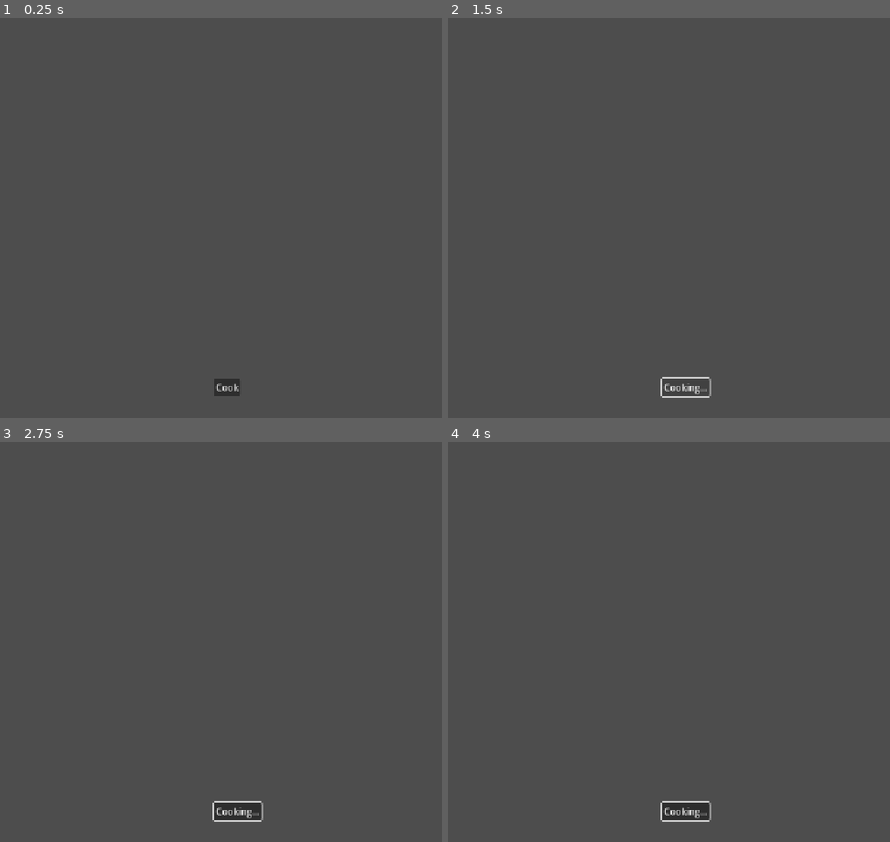
Above: before the commit, frames 1-4 (two rows, left to right).
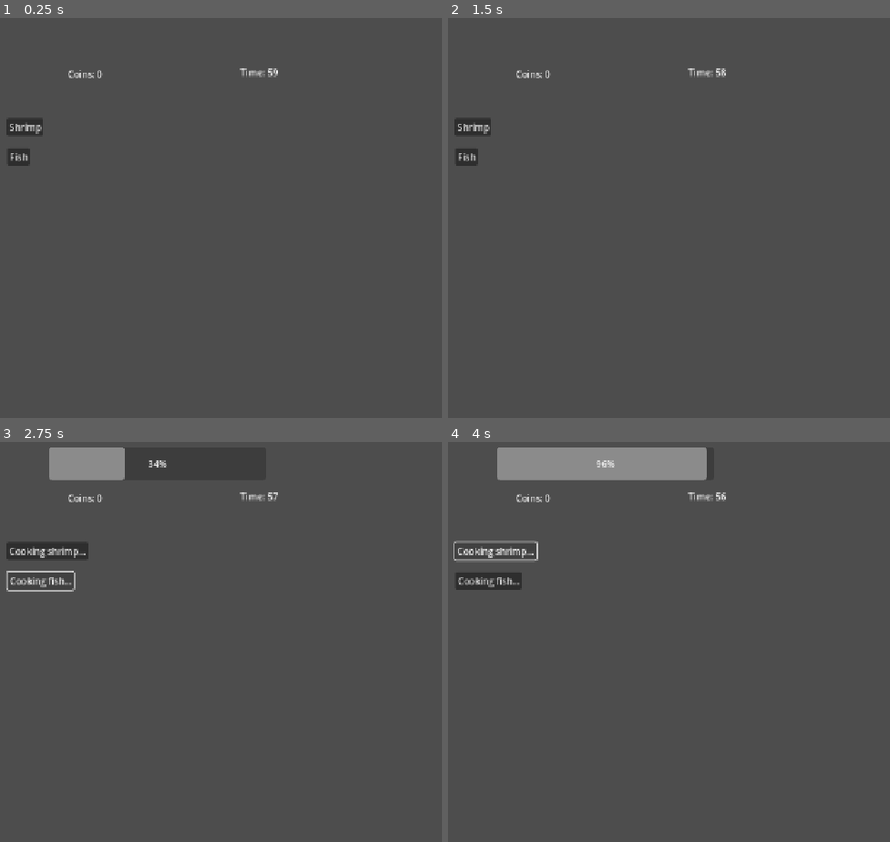
Above: after the commit, the same moments.

Repository: non123a/resturantSim
Game: Godot game, scene res://scenes/main/main.tscn
Same seed, same stepped clock (60 frames per second), same inputs: the game is played once before the commit and once after it.
Inputs (mouse positions are in pixels of both pictures, inside the frame that each line leads up to):
- Up to frame 1 (0.25 s): no input
- Up to frame 2 (1.5 s): click (673, 386) at 0.5 s, where only the run before the commit has a clickable "Cook"; click (686, 386) at 1.25 s, where only the run before the commit has a clickable "Cooking..."
- Up to frame 3 (2.75 s): click (17, 582) at 2 s, where only the run after the commit has a clickable "Fish"
- Up to frame 4 (4 s): click (487, 582) at 2.75 s, where only the run after the commit has a clickable "Cooking fish..."; click (496, 550) at 3.5 s, where only the run after the commit has a clickable "Cooking shrimp..."

The runs differ from the first frame. In frame 1, 0.9% of the frame differs, in the area x 1-63%, y 12-95%; in frame 2, 0.9%; in frame 3, 3.2%; in frame 4, 5.6%, in the area x 1-63%, y 1-95%.

Commit message:
done cooking bar, mutli food order, multi food cooking, coin, combo

Diff:
--- a/scenes/customer/Customer.tscn
+++ b/scenes/customer/Customer.tscn
@@ -15,7 +15,7 @@
 scale = Vector2(3.890625, 3.125)
 sprite_frames = ExtResource("2_2hfkh")
 animation = &"walkingInAnimation"
-frame_progress = 0.55802536
+frame_progress = 0.1792138
 
 [node name="ProgressBar" type="ProgressBar" parent="."]
 offset_left = 570.0
@@ -26,3 +26,9 @@
 [node name="CollisionShape2D" type="CollisionShape2D" parent="."]
 position = Vector2(601, 113)
 shape = SubResource("CircleShape2D_2hfkh")
+
+[node name="OrderLabel" type="Label" parent="."]
+offset_left = 456.0
+offset_top = 14.0
+offset_right = 533.0
+offset_bottom = 61.0
--- a/scenes/main/main.tscn
+++ b/scenes/main/main.tscn
@@ -7,12 +7,73 @@
 
 [node name="CanvasLayer" type="CanvasLayer" parent="."]
 
-[node name="CookButton" type="Button" parent="CanvasLayer"]
-offset_left = 604.0
-offset_top = 651.0
-offset_right = 651.0
-offset_bottom = 682.0
-text = "Cook
-"
+[node name="CookFishButton" type="Button" parent="CanvasLayer"]
+offset_left = 242.0
+offset_top = 247.0
+offset_right = 281.0
+offset_bottom = 278.0
+text = "Fish"
 
-[connection signal="pressed" from="CanvasLayer/CookButton" to="." method="_on_cook_button_pressed"]
+[node name="CookShrimpButton" type="Button" parent="CanvasLayer"]
+offset_left = 241.0
+offset_top = 195.0
+offset_right = 305.0
+offset_bottom = 226.0
+text = "Shrimp"
+
+[node name="CoinLabel" type="Label" parent="CanvasLayer"]
+offset_left = 348.0
+offset_top = 106.0
+offset_right = 476.0
+offset_bottom = 156.0
+text = "Coin: 0"
+
+[node name="ComboLabel" type="Label" parent="CanvasLayer"]
+visible = false
+offset_left = 445.0
+offset_top = 104.0
+offset_right = 485.0
+offset_bottom = 127.0
+
+[node name="TimerLabel" type="Label" parent="CanvasLayer"]
+offset_left = 651.0
+offset_top = 103.0
+offset_right = 745.0
+offset_bottom = 131.0
+text = "Time: 60"
+
+[node name="EndPanel" type="Panel" parent="CanvasLayer"]
+visible = false
+offset_left = 372.0
+offset_top = 185.0
+offset_right = 889.0
+offset_bottom = 534.0
+
+[node name="ResultLabel" type="Label" parent="CanvasLayer/EndPanel"]
+layout_mode = 0
+offset_left = 79.0
+offset_top = 34.0
+offset_right = 394.0
+offset_bottom = 171.0
+text = "Game Over"
+horizontal_alignment = 1
+vertical_alignment = 1
+
+[node name="RestartButton" type="Button" parent="CanvasLayer/EndPanel"]
+layout_mode = 0
+offset_left = 205.0
+offset_top = 157.0
+offset_right = 270.0
+offset_bottom = 188.0
+text = "Restart"
+
+[node name="CookingBar" type="ProgressBar" parent="CanvasLayer"]
+visible = false
+offset_left = 315.0
+offset_top = 28.0
+offset_right = 696.0
+offset_bottom = 86.0
+
+[connection signal="pressed" from="CanvasLayer/CookFishButton" to="." method="_on_cook_fish_button_pressed"]
+[connection signal="pressed" from="CanvasLayer/CookShrimpButton" to="." method="_on_cook_shrimp_button_pressed"]
+[connection signal="pressed" from="CanvasLayer/EndPanel/RestartButton" to="." method="_on_restart_button_pressed"]
--- a/scripts/GameManager.gd
+++ b/scripts/GameManager.gd
@@ -5,17 +5,29 @@
 
 var customers = []
 
+var food_types = ["fish", "shrimp"]
+var current_food = ""
+
+var round_time = 60.0
+var time_left = 60.0
+var game_active = true
+
+
+var combo = 0
+var combo_timer = 0.0
+var combo_window = 10.0  # seconds to keep combo alive
 
 var food_ready = false
 var cooking = false
 var cook_time = 2.0
 var timer = 0.0
 
-#func _ready():
-	#spawn_customer()
+
 func _ready():
 	for i in range(2):   # start with 2 customers
 		spawn_customer()
+	$CanvasLayer/CoinLabel.text = "Coins: 0"
+
 var spawn_positions = [
 	Vector2(200, 500),
 	Vector2(360, 500),
@@ -34,50 +46,145 @@
 
 	customers.append(c)
 
+
+func reset_combo():
+	combo = 0
+	combo_timer = 0
+	update_combo_ui()
+	print("Combo reset")
+
+#func end_game():
+	#game_active = false
+	#
+	#print("Game Over!")
+	#print("Final Coins:", coins)
+	#
+	## stop everything
+	#cooking = false
+	#food_ready = false
+	#
+	## disable buttons
+	#$CanvasLayer/CookFishButton.disabled = true
+	#$CanvasLayer/CookShrimpButton.disabled = true
+
 func _process(delta):
+	if game_active:
+		time_left -= delta
+
+		if time_left <= 0:
+			end_game()
+
+		$CanvasLayer/TimerLabel.text = "Time: " + str(int(time_left))
+	if combo > 0 and not cooking:
+		combo_timer -= delta
+
+		if combo_timer <= 0:
+			reset_combo()
 	if cooking:
 		timer -= delta
+
+		var progress = (1 - (timer / cook_time)) * 100
+		$CanvasLayer/CookingBar.value = progress
+
+		print("Progress:", progress)   # debug
+
 		if timer <= 0:
 			cooking = false
 			food_ready = true
+			$CanvasLayer/CookingBar.visible = false
+
 			print("Food Ready!")
 
-#func start_cooking():
-	#if not cooking and not food_ready:
-		#cooking = true
-		#timer = cook_time
-		#print("Cooking...")
-func start_cooking():
+			$CanvasLayer/CookFishButton.text = "Fish"
+			$CanvasLayer/CookShrimpButton.text = "Shrimp"
+
+
+func start_cooking(food_type):
+	$CanvasLayer/CookingBar.visible = true
+	$CanvasLayer/CookingBar.value = 0
+	if not game_active:
+		return
 	if not cooking and not food_ready:
 		cooking = true
 		timer = cook_time
 
-		$CanvasLayer/CookButton.text = "Cooking..."
-	if timer <= 0:
-		cooking = false
-		food_ready = true
+		current_food = food_type
 
-		$CanvasLayer/CookButton.text = "SERVE!"
+		print("Cooking:", current_food)
+
+		$CanvasLayer/CookFishButton.text = "Cooking fish..."
+		$CanvasLayer/CookShrimpButton.text = "Cooking shrimp..."
+
+func serve_food(customer):
+	if not game_active:
+		return
+	if not food_ready or customer == null:
+		return
+
+	if current_food == customer.order:
+		customer.serve()
+
+		combo += 1
+		combo_timer = combo_window
+		update_combo_ui()
+
+		var reward = 10 + (combo * 2)
+		add_coins(reward)
+
+		print("Correct! Combo:", combo, "Reward:", reward)
+	else:
+		print("Wrong order!")
+		customer.leave_angry()
+		reset_combo()
+
+	# Reset cooking state
+	food_ready = false
+
+	$CanvasLayer/CookFishButton.text = "Fish"
+	$CanvasLayer/CookShrimpButton.text = "Shrimp"
+
+	customers.erase(customer)
+	spawn_customer()
 
 
-func serve_food(customer):
-	if food_ready and customer != null:
-		customer.serve()
-		add_coins(10)
+func _on_cook_shrimp_button_pressed():
+	start_cooking("shrimp")
 
-		print("Served!")
+func _on_cook_fish_button_pressed() -> void:
+	start_cooking("fish")
 
-		food_ready = false
-		$CanvasLayer/CookButton.text = "Cook"
-
-		customers.erase(customer)
-
-		spawn_customer()
 
 func add_coins(amount):
 	coins += amount
 	print("Coins:", coins)
 
+	$CanvasLayer/CoinLabel.text = "Coins: " + str(coins)
 
-func _on_cook_button_pressed():
-	start_cooking()
+
+func update_combo_ui():
+	if combo > 0:
+		$CanvasLayer/ComboLabel.visible = true
+		$CanvasLayer/ComboLabel.text = "🔥 Combo x" + str(combo)
+	else:
+		$CanvasLayer/ComboLabel.visible = false
+
+
+func end_game():
+	game_active = false
+
+	print("Game Over!")
+	print("Final Coins:", coins)
+
+	cooking = false
+	food_ready = false
+
+	$CanvasLayer/CookFishButton.disabled = true
+	$CanvasLayer/CookShrimpButton.disabled = true
+
+	# 👇 SHOW END SCREEN
+	$CanvasLayer/EndPanel.visible = true
+	$CanvasLayer/EndPanel/ResultLabel.text = "Coins: " + str(coins)
+
+
+func _on_restart_button_pressed() -> void:
+	get_tree().reload_current_scene()
--- a/scripts/customer.gd
+++ b/scripts/customer.gd
@@ -5,12 +5,29 @@
 var game_manager = null
 var state = "walking"
 
+var order = ""
+
+
 var patience = 10.0
 var max_patience = 10.0
 
+#func _ready():
+	#$OrderLabel.text = order
+#
+	#$ProgressBar.max_value = max_patience
+	#order = ["fish", "shrimp"].pick_random()
+	#print("Customer wants:", order)
+	#$AnimatedSprite2D.play("walkingInAnimation")
 func _ready():
 	$ProgressBar.max_value = max_patience
+
+	order = ["fish", "shrimp"].pick_random()
+	print("Customer wants:", order)
+
+	$OrderLabel.text = order   # ✅ AFTER setting order
+
 	$AnimatedSprite2D.play("walkingInAnimation")
+	print("Label text:", $OrderLabel.text)
 
 func _physics_process(delta):
 	if state == "walking":
@@ -27,32 +44,16 @@
 	if position.distance_to(target_position) < 5:
 		arrive()
 
-#func arrive():
-	#state = "waiting"
-	#velocity = Vector2.ZERO
-	#$AnimatedSprite2D.play("idle")
+
 var grace_time = 1.5
 var grace_timer = 0.0
-
-#func arrive():
-	#state = "waiting"
-	#velocity = Vector2.ZERO
-	#$AnimatedSprite2D.play("idle")
-	#
-	#grace_timer = grace_time
-	#
 
 func arrive():
 	state = "waiting"
 	velocity = Vector2.ZERO
 
 	$AnimatedSprite2D.stop()
-#func wait_for_food(delta):
-	#patience -= delta
-	#$ProgressBar.value = patience
-	#
-	#if patience <= 0:
-		#leave_angry()
+
 func wait_for_food(delta):
 	if grace_timer > 0:
 		grace_timer -= delta
@@ -75,31 +76,7 @@
 	queue_free()
 
 @warning_ignore("unused_parameter")
-#func _input_event(viewport, event, shape_idx):
-	#if event is InputEventScreenTouch and event.pressed:
-		#if get_parent().food_ready:
-			#get_parent().serve_food()
 
-#func _input_event(viewport, event, shape_idx):
-	#if event is InputEventScreenTouch and event.pressed:
-		#print("Customer tapped")   # 👈 DEBUG
-		#
-		#if get_parent().food_ready:
-			#get_parent().serve_food()
-#func _input_event(viewport, event, shape_idx):
-	#if event is InputEventMouseButton and event.pressed:
-		#print("CLICK DETECTED")
-
-
-#func _input_event(viewport, event, shape_idx):
-	#if (event is InputEventMouseButton and event.pressed) \
-	#or (event is InputEventScreenTouch and event.pressed):
-#
-		#print("CLICK DETECTED")
-#
-		#if game_manager.food_ready:
-			#game_manager.serve_food()
-			#
 func _input_event(viewport, event, shape_idx):
 	if (event is InputEventMouseButton and event.pressed) \
 	or (event is InputEventScreenTouch and event.pressed):
